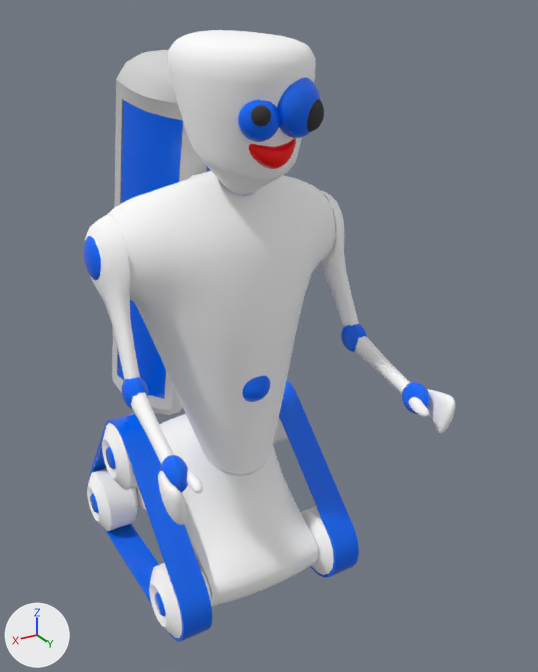
Before and after pictures for a commit that changed the FBX model UnityProject/Assets/Visuals/Models/ROBOT_GROUPED_01.FBX.
Camera for both pictures: a camera (50 mm lens) standing at (0.689, 1.472, 1.273) and looking at (-0.103, 0.152, 0.613). Every picture has the same lights, and +X, +Y and +Z are marked at lower left. Where no turn or scale is listed for an object, it has been applied to the vertices.
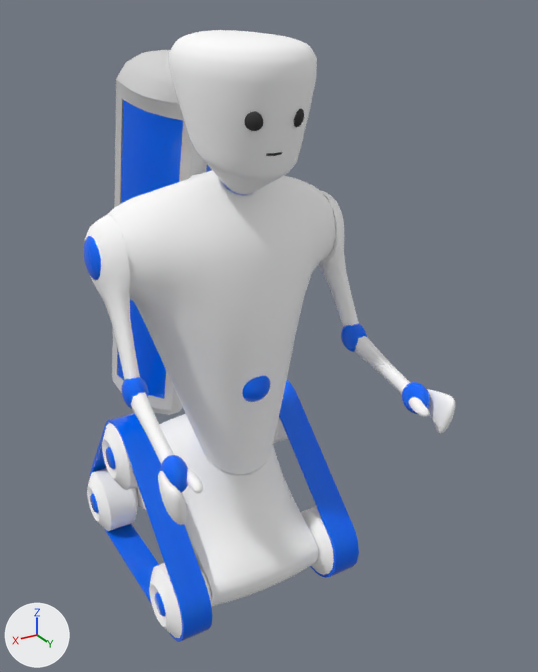
Where the newer file only moved an object's origin or applied its transform, the numbers keep the older frame.

The change, as a list of edits to the scene's bpy script:
```text
Add me_mesh_039_1:
    me_mesh_039_1.from_pydata(...)  # 290 vertices, 576 faces; spans x -0.0174..0.0174, y -0.0014..0.0147, z -0.0047..0.0027
    me_mesh_039_1.materials.append(mat_concrete)  # black #323232
Change ob_cylinder047:
    ob_cylinder047.location: (0.003, 0.212, 1.026) -> (0.0, 0.212, 1.026)
Change ob_sphere008:
    ob_sphere008.location: (-2.752, 14.42, 24.45) -> (-2.19, 13.42, 24.03)
    ob_sphere008.rotation_euler: (1.571, 0.0, -1.134) -> (1.191, -0.261, -0.597)  # degrees (90, 0, -65) -> degrees (68, -15, -34)
    ob_sphere008.scale: (0.398, 0.576, 0.576) -> (0.176, 0.31, 0.313)
Change ob_sphere004:
    ob_sphere004.location: (2.192, 14.45, 24.56) -> (2.293, 13.42, 24.03)
    ob_sphere004.rotation_euler: (1.502, 0.253, -1.841) -> (1.676, -0.119, -2.329)  # degrees (86, 14, -105) -> degrees (96, -6.8, -133)
    ob_sphere004.scale: (0.229, 0.331, 0.331) -> (0.165, 0.314, 0.321)
Change ob_sphere006:
    ob_sphere006: bpy.data.objects.new('Sphere006', me_mesh_030) -> bpy.data.objects.new('Sphere006', me_mesh_029)
Remove ob_sphere009:
    ob_sphere009 = bpy.data.objects.new('Sphere009', me_mesh_035)
    ob_sphere009.location = (0.0, 0.356, 1.049)
Remove ob_sphere001:
    ob_sphere001 = bpy.data.objects.new('Sphere001', me_mesh_023)
    ob_sphere001.location = (0.037, 0.352, 1.112)
Remove ob_sphere007:
    ob_sphere007 = bpy.data.objects.new('Sphere007', me_mesh_033)
    ob_sphere007.location = (-0.04, 0.353, 1.128)
Add ob_box057:
    ob_box057 = bpy.data.objects.new('Box057', me_mesh_039_1)
    ob_box057.location = (0.0, 0.33, 1.052)
```

What differs and where, as boxes [x1, y1, x2, y2] in the pictures (538 x 672 px):
'Cylinder047', moved
    before: [168, 30, 316, 195]
    after: [169, 30, 317, 195]
'Sphere007', deleted
    before: [277, 77, 321, 138]
'Sphere001', deleted
    before: [238, 100, 280, 142]
'Sphere009', deleted
    before: [249, 139, 296, 169]
'Sphere008', moved, turned, rescaled
    before: [307, 99, 324, 132]
    after: [294, 109, 304, 127]
'Sphere004', moved, turned, rescaled
    before: [251, 105, 271, 127]
    after: [244, 112, 263, 131]
'Box057', added
    after: [266, 152, 282, 156]
